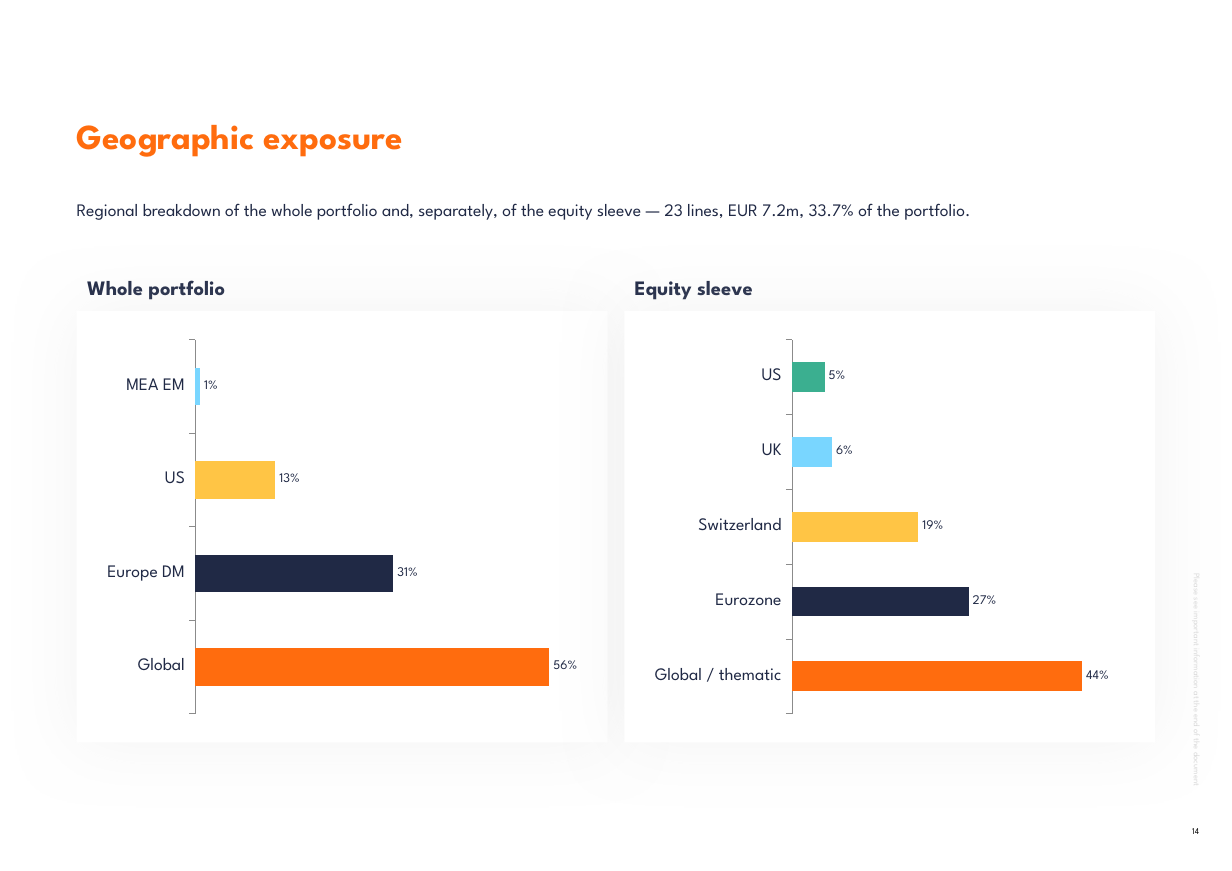
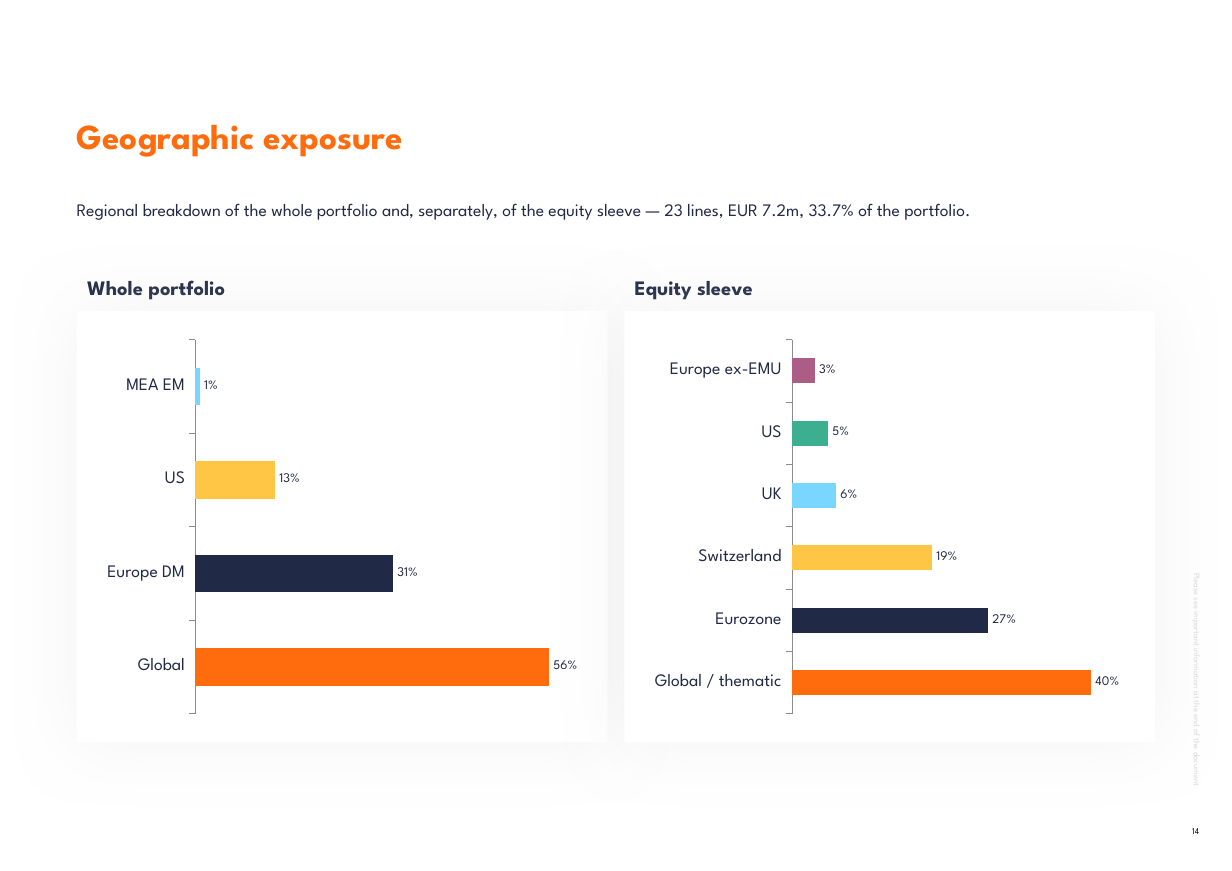
Before and after one commit to jb-db05/Investment_Proposal, a slide deck: slide 14 of investment-proposal-builder/work/example_output_deck.pptx. Drawn at 1232x871 pixels with LibreOffice and Linux fonts; fonts in the diff are those of the drawing; background and template pictures are left out. Boxes give left, top, right and bottom in pixels: in the first picture for what was removed or moved away, otherwise in the second. Text is boxed around its words. In the diff, an @@ line names an element or a change of style, - is before the commit and + after.

```diff
--- a/investment-proposal-builder/work/example_output_deck.pptx
+++ b/investment-proposal-builder/work/example_output_deck.pptx
@@ bar chart at (645, 332, 1135, 722) @@
-categories: Global / thematic, Eurozone, Switzerland, UK, US
+categories: Global / thematic, Eurozone, Switzerland, UK, US, Europe ex-EMU
-Series 1: 0.44, 0.27, 0.19, 0.06, 0.05
+Series 1: 0.4, 0.27, 0.19, 0.06, 0.05, 0.03
```
Also in this commit, not shown: 3 other slides changed, 1 slide added, 16 other files.
